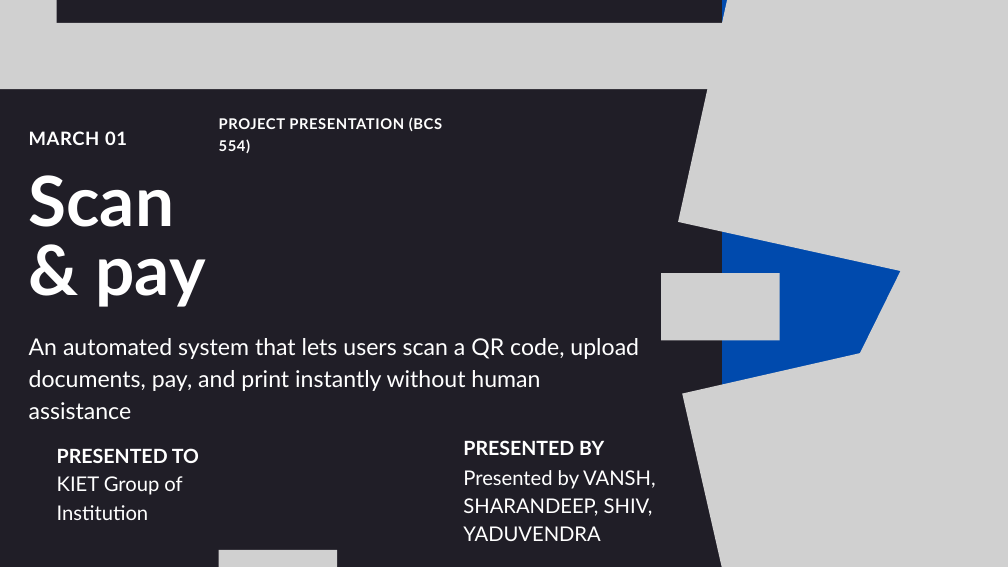
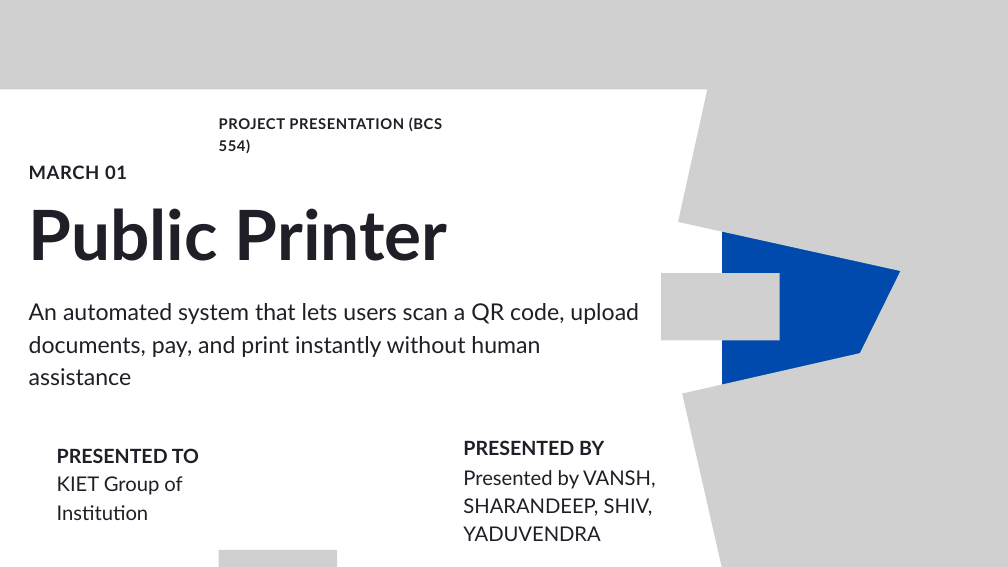
Before and after one commit to vansh1056/Major_project-Scan-pay-, a slide deck: slide 1 of document/Presentation - scan and pay.pptx. Drawn at 1008x567 pixels with LibreOffice and Linux fonts; fonts in the diff are those of the drawing; grey boxes stand for pictures. Boxes give left, top, right and bottom in pixels: in the first picture for what was removed or moved away, otherwise in the second. Text is boxed around its words. In the diff, an @@ line names an element or a change of style, - is before the commit and + after.

```diff
--- a/document/Presentation - scan and pay.pptx
+++ b/document/Presentation - scan and pay.pptx
@@ background #201E27 to #FFFFFF @@
@@ picture: place and size @@
-picture at (0,23,722,89)
+picture at (0,0,1008,89)
@@ text colour #FFFFFF to #201E27 in 7 elements at (219,117,442,153), (57,476,182,520), (57,448,199,463), (463,470,656,541), (463,440,604,455), (29,303,639,385), (29,165,127,179) @@
@@ text "MARCH 01": place and size @@
-text "MARCH 01" at (29,131,127,145)
+text "MARCH 01" at (29,165,127,179)
@@ text at (29,208,448,261): text changed; text colour #FFFFFF to #201E27 @@
-Scan
-& pay
+Public Printer
@@ text "An automated system that lets ...": place and size @@
-text "An automated system that lets ..." at (29,338,639,419)
+text "An automated system that lets ..." at (29,303,639,385)
```
Also in this commit, not shown: 12 other slides changed, 1 slide added.
